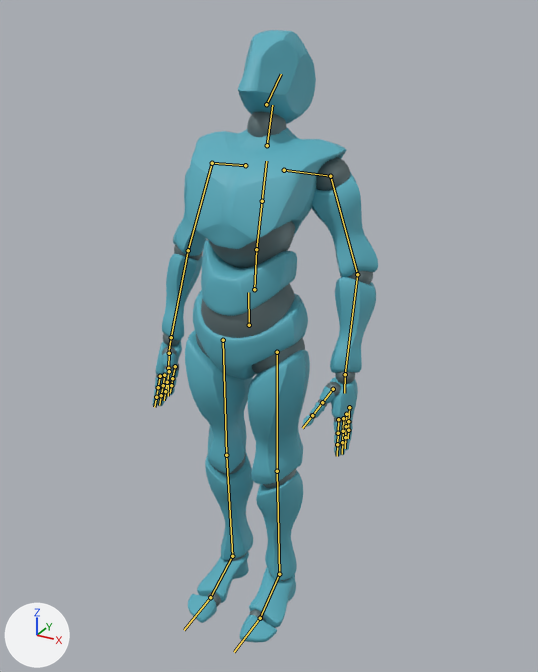
Before and after pictures for a commit that changed the glTF model assets/models/character_default.glb.
The view is the same before and after, from a camera (50 mm lens) standing at (1.007, -1.713, 1.834) and looking at (0.001, 0.116, 0.919). Every picture has the same lights, and +X, +Y and +Z are marked at lower left. Both versions are drawn at frame 1 of the action 'look_up'; the numbers are the values there. The bones that bend it are drawn over the model as lines.

Objects in the first picture: 'alpha_joints', 'alpha_surface'.
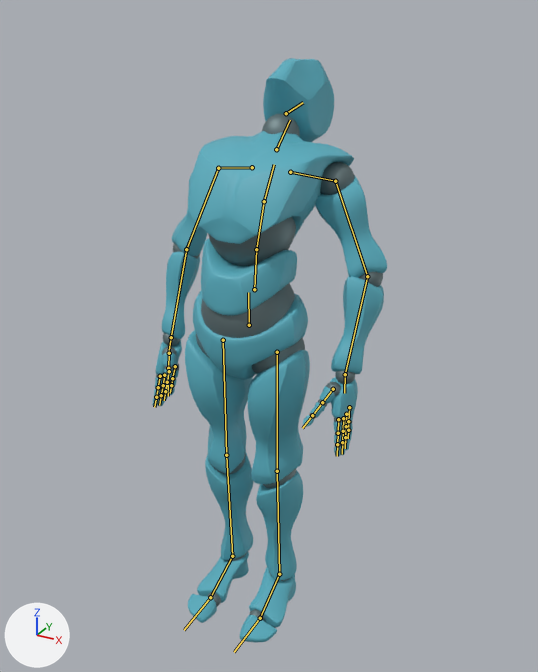
The change in detail:
Bone 'mixamorig:Spine1' (bone_mixamorig_spine1) turns from (-8, 0, 0) to (-13, 0, 0) degrees about its own x, y and z.
Bone 'mixamorig:Spine2' (bone_mixamorig_spine2) turns from (-7, 0, 0) to (-20, 0, 0) degrees about its own x, y and z.
Bone 'mixamorig:Neck' (bone_mixamorig_neck) turns from (-3, 0, 0) to (-17, 0, 0) degrees about its own x, y and z.
Bone 'mixamorig:LeftArm' (bone_mixamorig_leftarm) turns from (83, 22, 51) to (98, 34, 65) degrees about its own x, y and z.
Bone 'mixamorig:LeftForeArm' (bone_mixamorig_leftforearm) turns from (0, 0, 23) to (0, 0, 32) degrees about its own x, y and z.
Bone 'mixamorig:LeftHand' (bone_mixamorig_lefthand) turns from (11, -52, -16) to (19, -57, -28) degrees about its own x, y and z.
Bone 'mixamorig:RightArm' (bone_mixamorig_rightarm) turns from (85, -15, -52) to (99, -28, -64) degrees about its own x, y and z.
Bone 'mixamorig:RightForeArm' (bone_mixamorig_rightforearm) turns from (0, 0, -12) to (0, 0, -25) degrees about its own x, y and z.
Bone 'mixamorig:RightHand' (bone_mixamorig_righthand) turns from (5, 52, 10) to (12, 58, 25) degrees about its own x, y and z.

Changed parts and their boxes [x1, y1, x2, y2] in the pictures (538 x 672 px):
'alpha_surface', posed: before [152, 30, 378, 642]; after [152, 58, 387, 642]
'alpha_joints', posed: before [154, 112, 373, 621]; after [154, 114, 383, 621]
bone 'mixamorig:Spine1', root to tip: before (256, 249) to (262, 201); after (256, 249) to (264, 201)
bone 'mixamorig:Spine2', root to tip: before (262, 201) to (266, 161); after (264, 201) to (274, 164)
bone 'mixamorig:Neck', root to tip: before (267, 145) to (272, 105); after (276, 149) to (290, 120)
bone 'mixamorig:LeftArm', root to tip: before (330, 176) to (357, 274); after (335, 181) to (367, 276)
bone 'mixamorig:LeftForeArm', root to tip: before (357, 274) to (345, 374); after (367, 276) to (345, 374)
bone 'mixamorig:RightArm', root to tip: before (212, 163) to (188, 250); after (218, 168) to (186, 249)
bone 'mixamorig:RightForeArm', root to tip: before (188, 250) to (171, 337); after (186, 249) to (171, 337)
